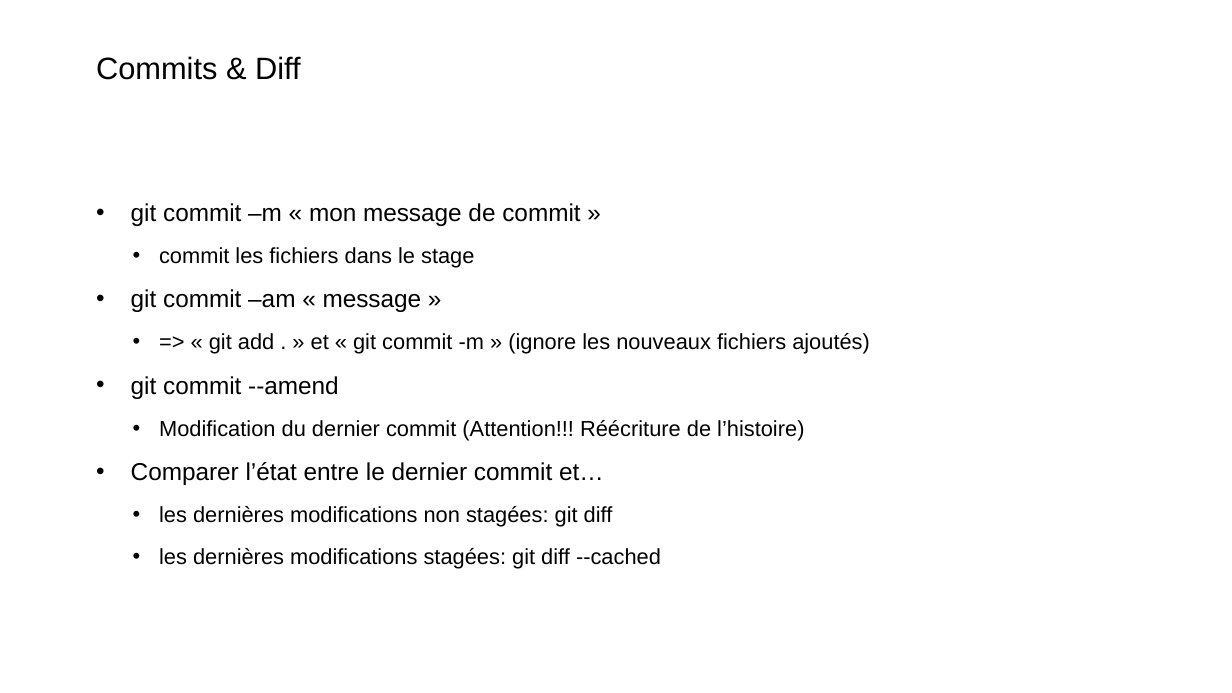
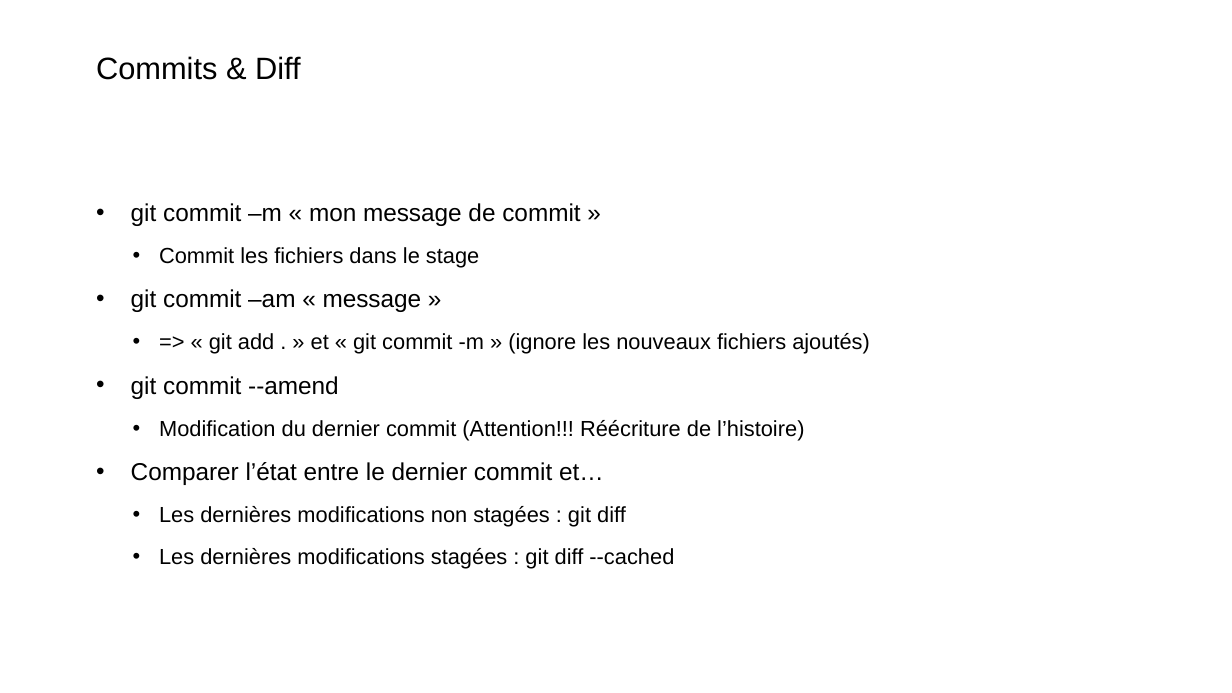
Before and after one commit to Xaviou1003/formation-git, a slide deck: slide 23 of Formation Git - basique.pptx. Drawn at 1232x693 pixels with LibreOffice and Linux fonts; fonts in the diff are those of the drawing; background and template pictures are left out. Boxes give left, top, right and bottom in pixels: in the first picture for what was removed or moved away, otherwise in the second. Text is boxed around its words. In the diff, an @@ line names an element or a change of style, - is before the commit and + after.

```diff
--- a/Formation Git - basique.pptx
+++ b/Formation Git - basique.pptx
@@ text at (159, 247, 479, 268): text changed @@
-  • commit les fichiers dans le stage
+  • Commit les fichiers dans le stage
@@ text at (159, 506, 674, 568): text changed @@
-  • les dernières modifications non stagées: git diff
-  • les dernières modifications stagées: git diff --cached
+  • Les dernières modifications non stagées : git diff
+  • Les dernières modifications stagées : git diff --cached
```
Also in this commit, not shown: 24 other slides changed, 1 other file.
